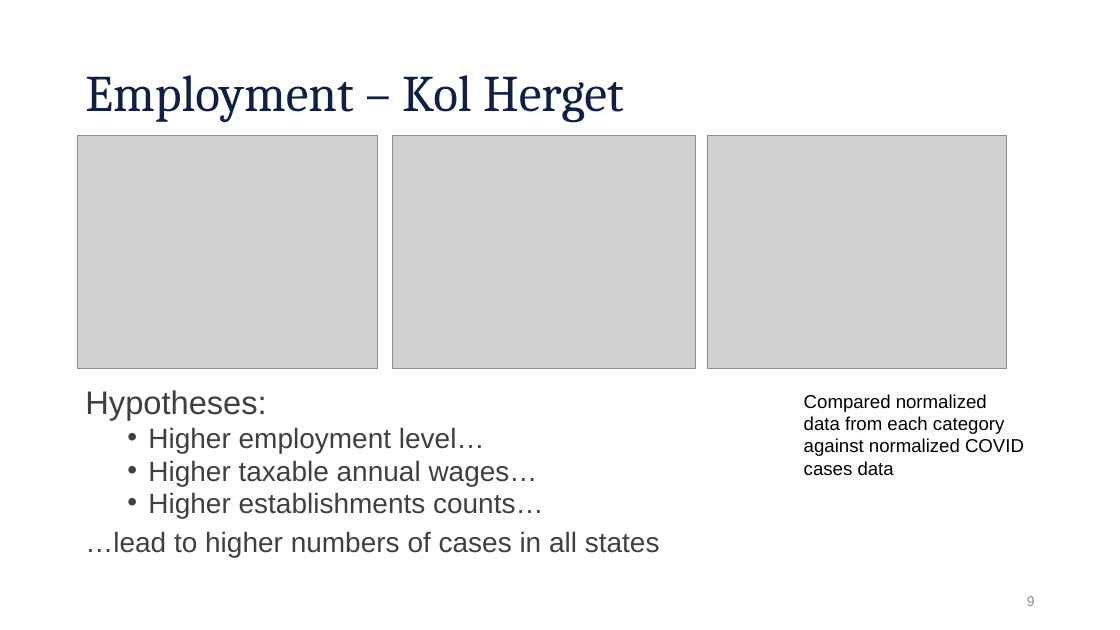
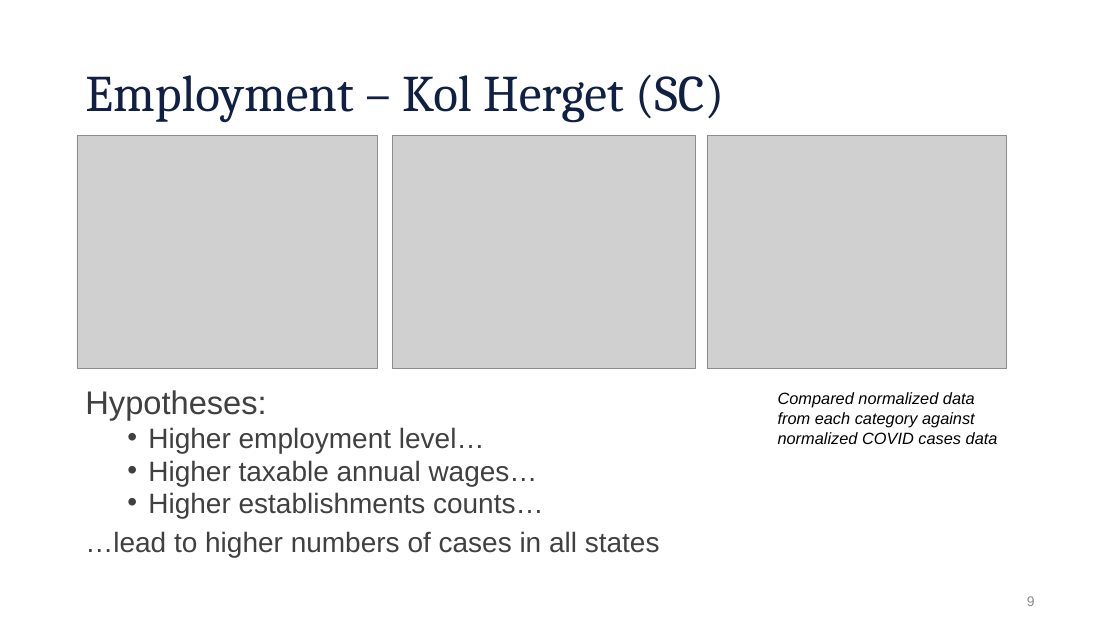
Before and after one commit to aiwayemi/Group-1, a slide deck: slide 9 of ProjPresentation.pptx. Drawn at 1120x630 pixels with LibreOffice and Linux fonts; fonts in the diff are those of the drawing; grey boxes stand for pictures; background and template pictures are left out. Boxes give left, top, right and bottom in pixels: in the first picture for what was removed or moved away, otherwise in the second. Text is boxed around its words. In the diff, an @@ line names an element or a change of style, - is before the commit and + after.

```diff
--- a/ProjPresentation.pptx
+++ b/ProjPresentation.pptx
@@ title at [85, 74, 724, 122]: text changed @@
-Employment – Kol Herget
+Employment – Kol Herget (SC)
@@ text "Compared normalized data from each ...": place and size @@
-text "Compared normalized data from each ..." at [804, 394, 1024, 476]
+text "Compared normalized data from each ..." at [778, 392, 998, 444]
@@ text "Compared normalized data from each ..." at [778, 392, 998, 444]: size 16 to 14 pt, italic on @@
```
Also in this commit, not shown: 7 other slides changed, 2 slides added, 2 slides removed.
